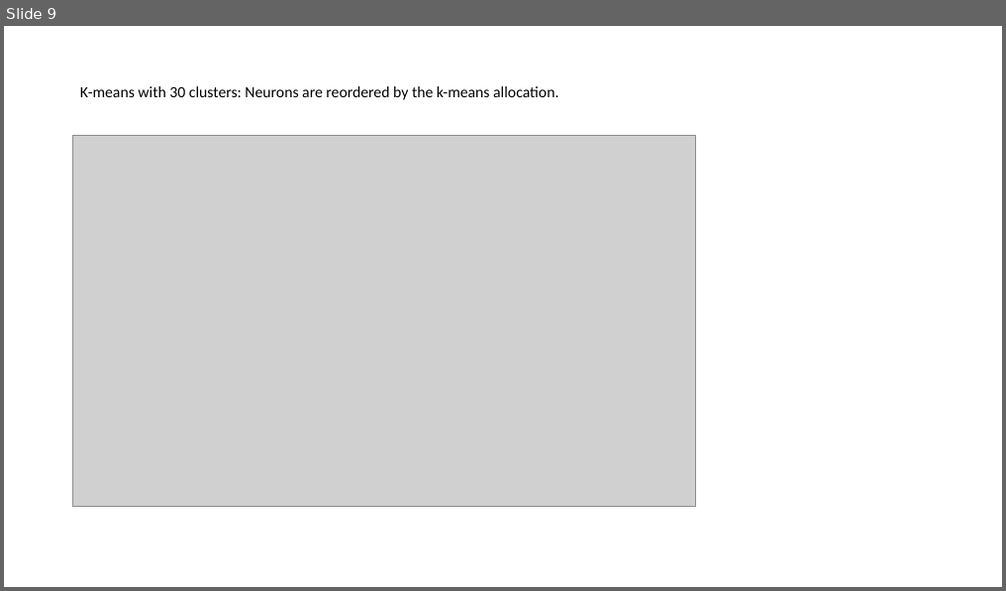
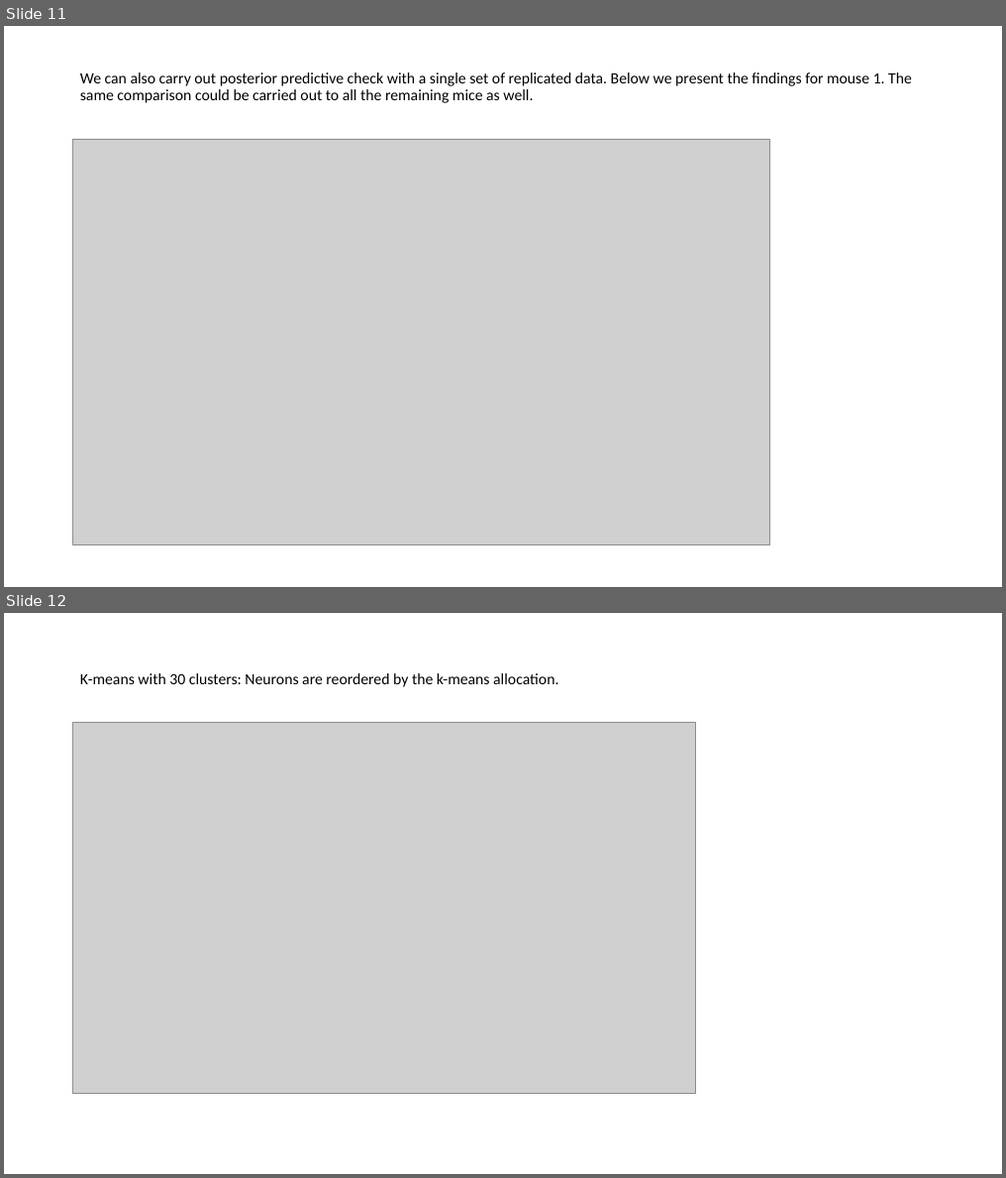
Before and after one commit to jinluliu550/MAPseq_analysis, a slide deck: jinlu/barseq.pptx. Shown one above the other, each under a label of ours: slide 9 before the commit, slides 11 and 12 after it. The pictures are 1006x591 and 1006x1178 pixels, drawn with LibreOffice and Linux fonts; fonts in the diff are those of the drawing; grey boxes stand for pictures. Boxes give left, top, right and bottom in pixels: in the first picture for what was removed or moved away, otherwise in the second. Text is boxed around its words. In the diff, an @@ line names an element or a change of style, - is before the commit and + after.

```diff
--- a/jinlu/barseq.pptx
+++ b/jinlu/barseq.pptx
@@ slide 11 added at [4, 26, 1002, 587], background #FFFFFF @@
@@ title added at [80, 73, 912, 103], 15 pt, text #000000 @@
+We can also carry out posterior predictive check with a single set of replicated data. Below we present the findings for mouse 1. The same comparison could be carried out to all the remaining mice as well.
@@ picture added at [73, 139, 770, 546] @@
@@ what was slide 9 is now slide 12 @@
```
Also in this commit, not shown: 2 slides changed, 2 other slides added, 25 other files.
